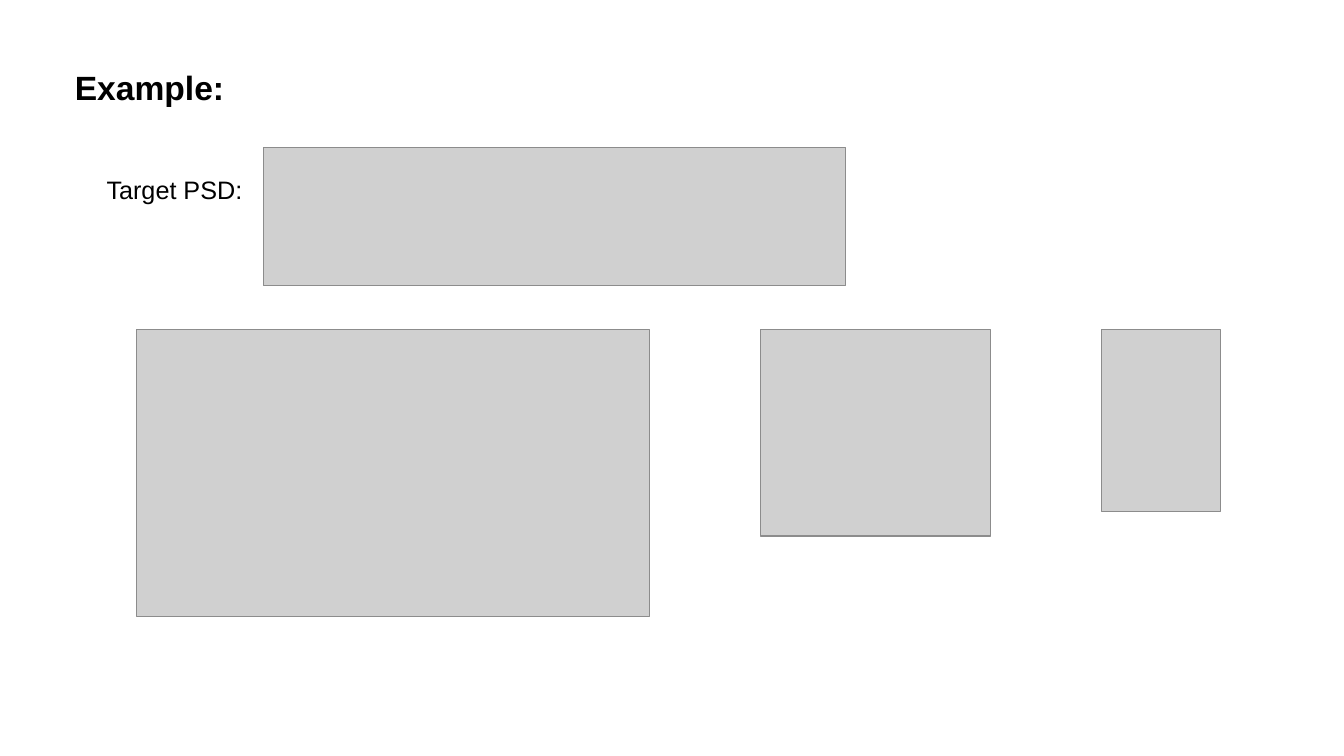
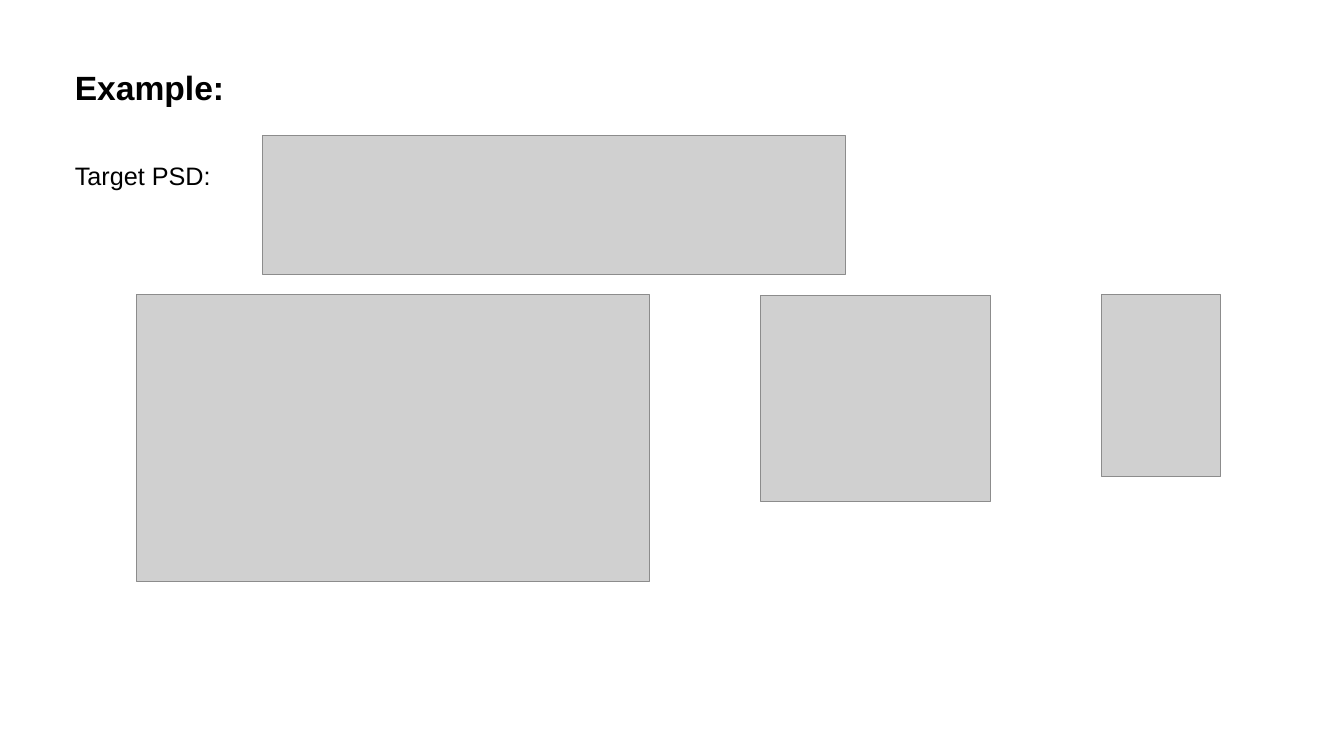
Before and after one commit to Oyvindwpetersen/ssm_tools, a slide deck: slide 6 of documentation/Design_of_statespace.pptx. Drawn at 1344x756 pixels with LibreOffice and Linux fonts; fonts in the diff are those of the drawing; grey boxes stand for pictures; background and template pictures are left out. Boxes give left, top, right and bottom in pixels: in the first picture for what was removed or moved away, otherwise in the second. Text is boxed around its words. In the diff, an @@ line names an element or a change of style, - is before the commit and + after.

```diff
--- a/documentation/Design_of_statespace.pptx
+++ b/documentation/Design_of_statespace.pptx
@@ text "Target PSD:" moved from (x1=107, y1=181, x2=242, y2=205) to (x1=75, y1=167, x2=211, y2=190) @@
@@ picture moved from (x1=263, y1=147, x2=846, y2=286) to (x1=263, y1=136, x2=846, y2=275) @@
@@ 3 pictures moved together from (x1=136, y1=330, x2=1221, y2=616) to (x1=136, y1=294, x2=1221, y2=581) @@
```
Also in this commit, not shown: 3 other slides changed, 1 slide added, 1 slide removed, 49 other files.
